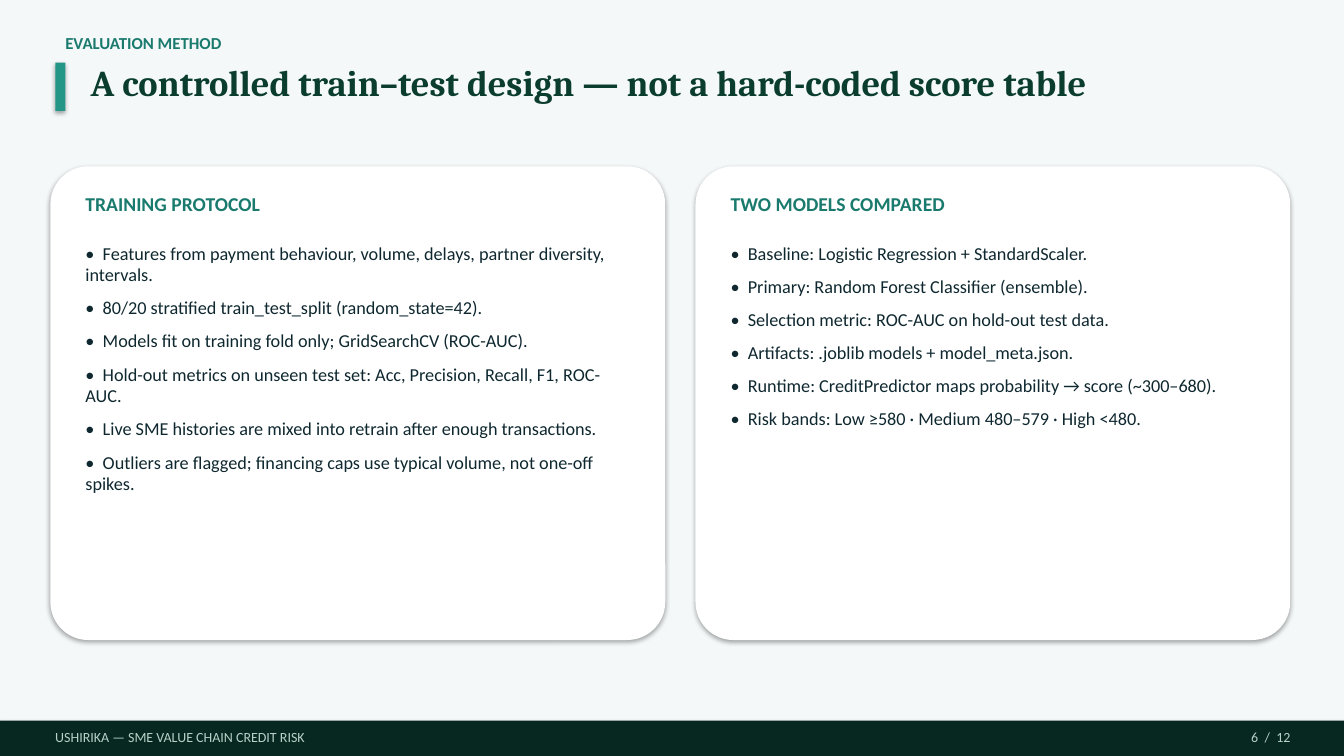
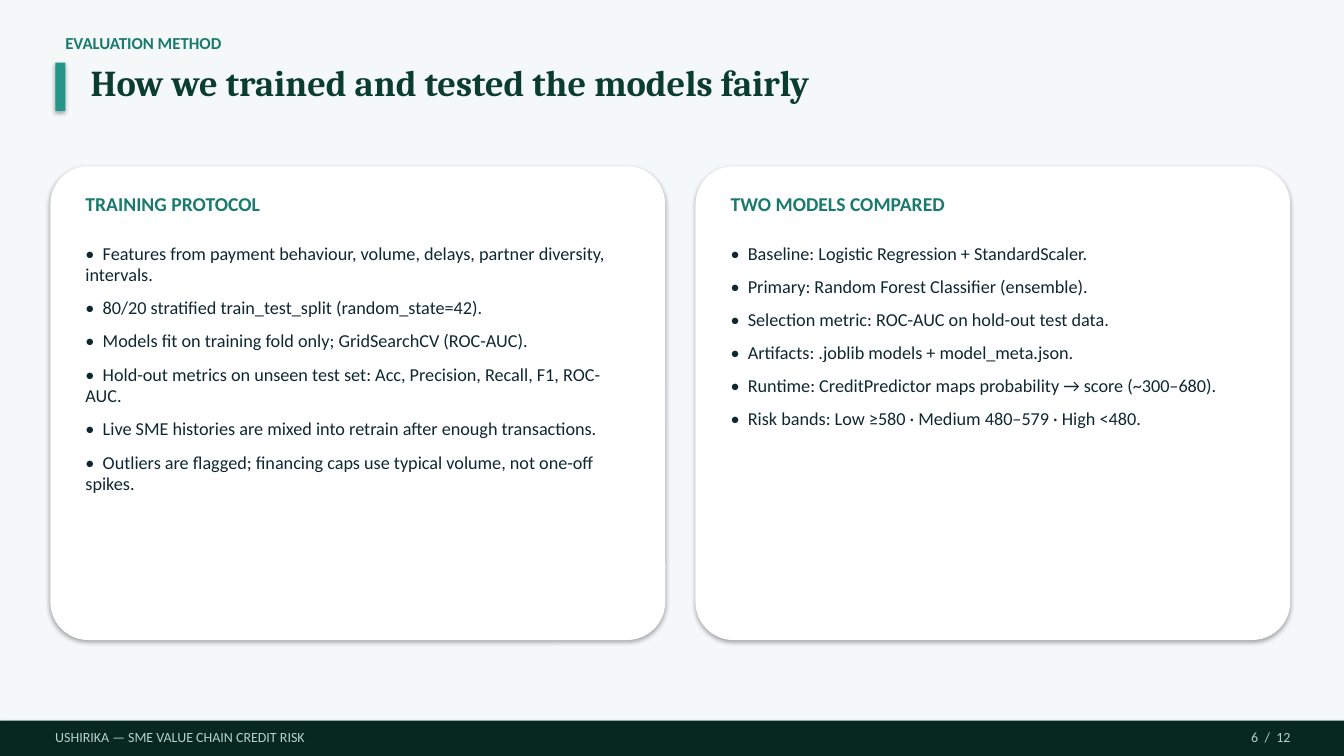
Before and after one commit to Dmmkuliku/ushirika-sme-credit, a slide deck: slide 6 of Presentation/Ushirika_Group15_Defence_v13.pptx. Drawn at 1344x756 pixels with LibreOffice and Linux fonts; fonts in the diff are those of the drawing. Boxes give left, top, right and bottom in pixels: in the first picture for what was removed or moved away, otherwise in the second. Text is boxed around its words. In the diff, an @@ line names an element or a change of style, - is before the commit and + after.

```diff
--- a/Presentation/Ushirika_Group15_Defence_v13.pptx
+++ b/Presentation/Ushirika_Group15_Defence_v13.pptx
@@ text at [91,70,809,104]: text changed @@
-A controlled train–test design — not a hard-coded score table
+How we trained and tested the models fairly
```
Also in this commit, not shown: 3 other slides changed, 25 other files.
